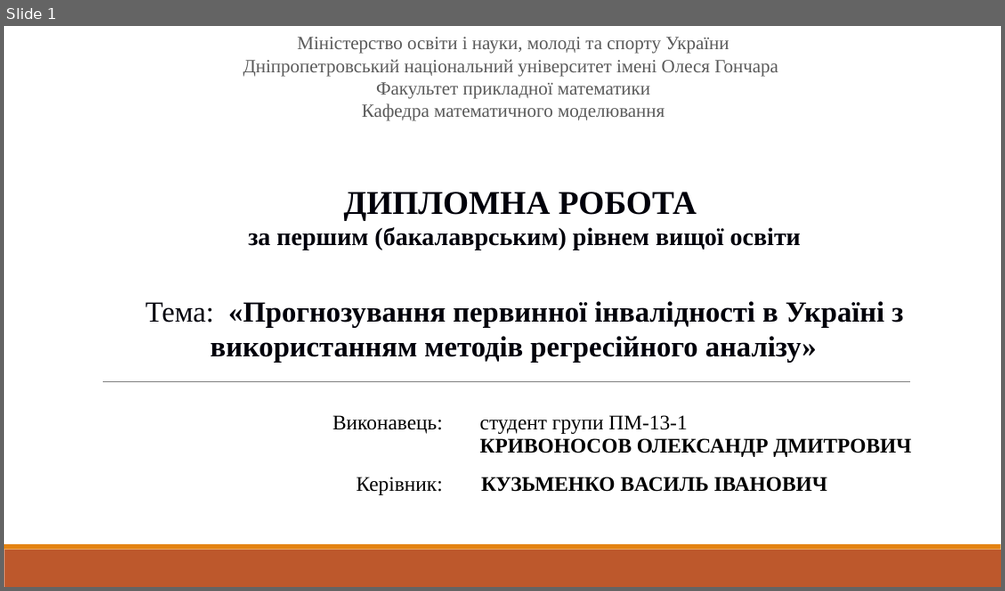
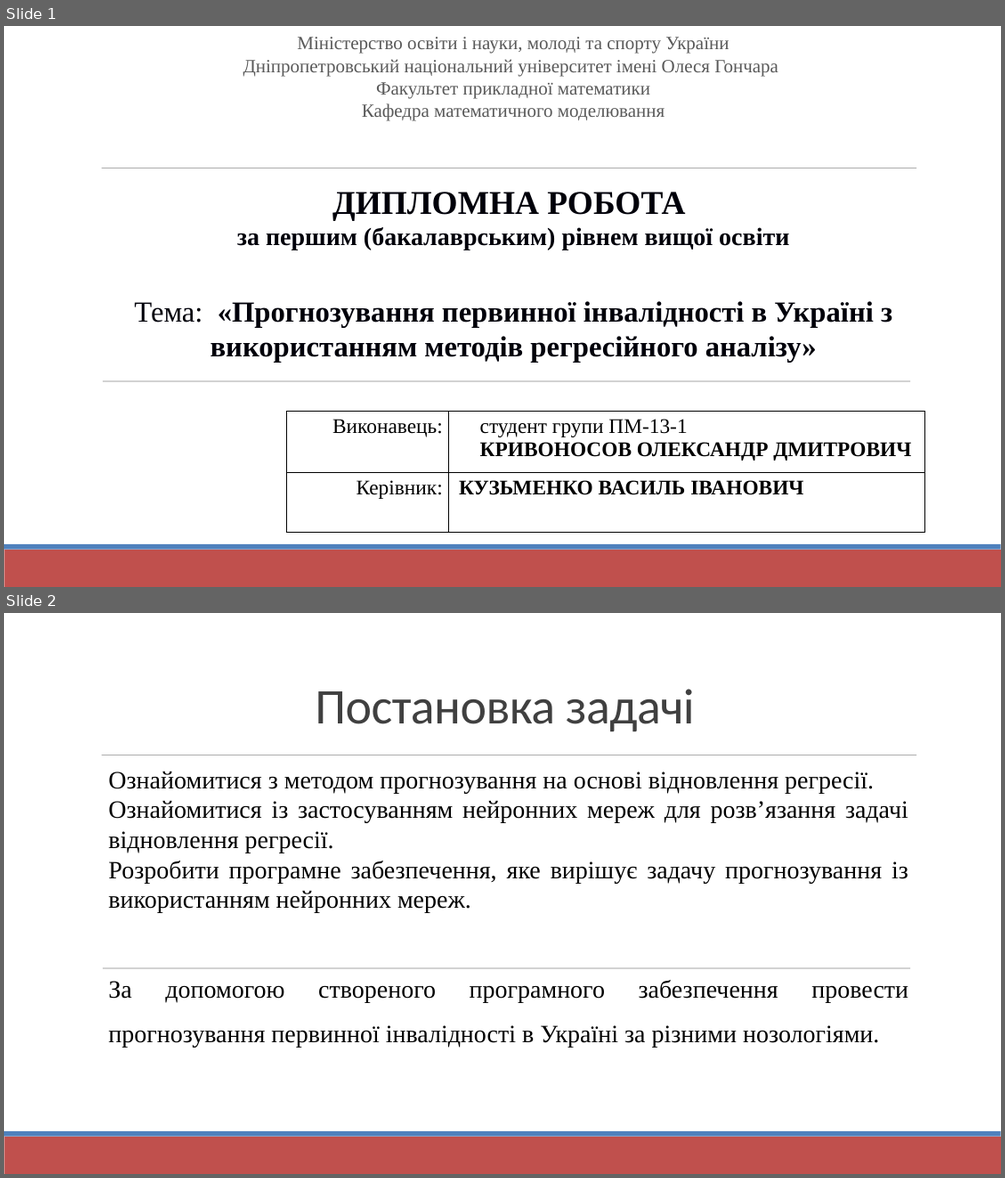
Before and after one commit to Sahlet/GammaNN, a slide deck: Documents/мой диплом/ПРЕЗЕНТАЦИЯ(предзащита).pptx. Shown one above the other, each under a label of ours: slide 1 before the commit, slides 1 and 2 after it. The pictures are 1005x591 and 1005x1178 pixels, drawn with LibreOffice and Linux fonts; fonts in the diff are those of the drawing. Boxes give left, top, right and bottom in pixels: in the first picture for what was removed or moved away, otherwise in the second. Text is boxed around its words. In the diff, an @@ line names an element or a change of style, - is before the commit and + after.

```diff
--- a/Documents/мой диплом/ПРЕЗЕНТАЦИЯ(предзащита).pptx
+++ b/Documents/мой диплом/ПРЕЗЕНТАЦИЯ(предзащита).pptx
@@ slide 2 added at <box>4,613,1001,1174</box>, background #FFFFFF; not listed: 4 template elements that a slide beside it also shows @@
@@ text added at <box>315,689,695,731</box>, 48 pt, text #404040 @@
+Постановка задачі
@@ text added at <box>108,771,908,1047</box>, 24 pt, text #000000 @@
+Ознайомитися з методом прогнозування на основі відновлення регресії.
+Ознайомитися із застосуванням нейронних мереж для розв’язання задачі відновлення регресії.
+Розробити програмне забезпечення, яке вирішує задачу прогнозування із використанням нейронних мереж.
+За допомогою створеного програмного забезпечення провести прогнозування первинної інвалідності в Україні за різними нозологіями.
@@ slide 1 changed as well @@
@@ line added from (102, 168) to (917, 168), #808080 0.51 pt @@
@@ text "ДИПЛОМНА РОБОТА" at <box>134,192,892,362</box>: indent changed @@
@@ line (103, 381) - (910, 381): stroke #808080 0.5 pt to #808080 0.51 pt @@
@@ table at <box>287,411,925,532</box> @@
@@ indent changed @@
@@ rectangle at <box>4,549,1001,587</box>: fill #BD582C to #C0504D @@
@@ rectangle at <box>4,544,1001,549</box>: fill #E48312 to #4F81BD @@
```
Also in this commit, not shown: 7 other slides changed, 2 other slides added, 7 slides removed, 7 other files.
